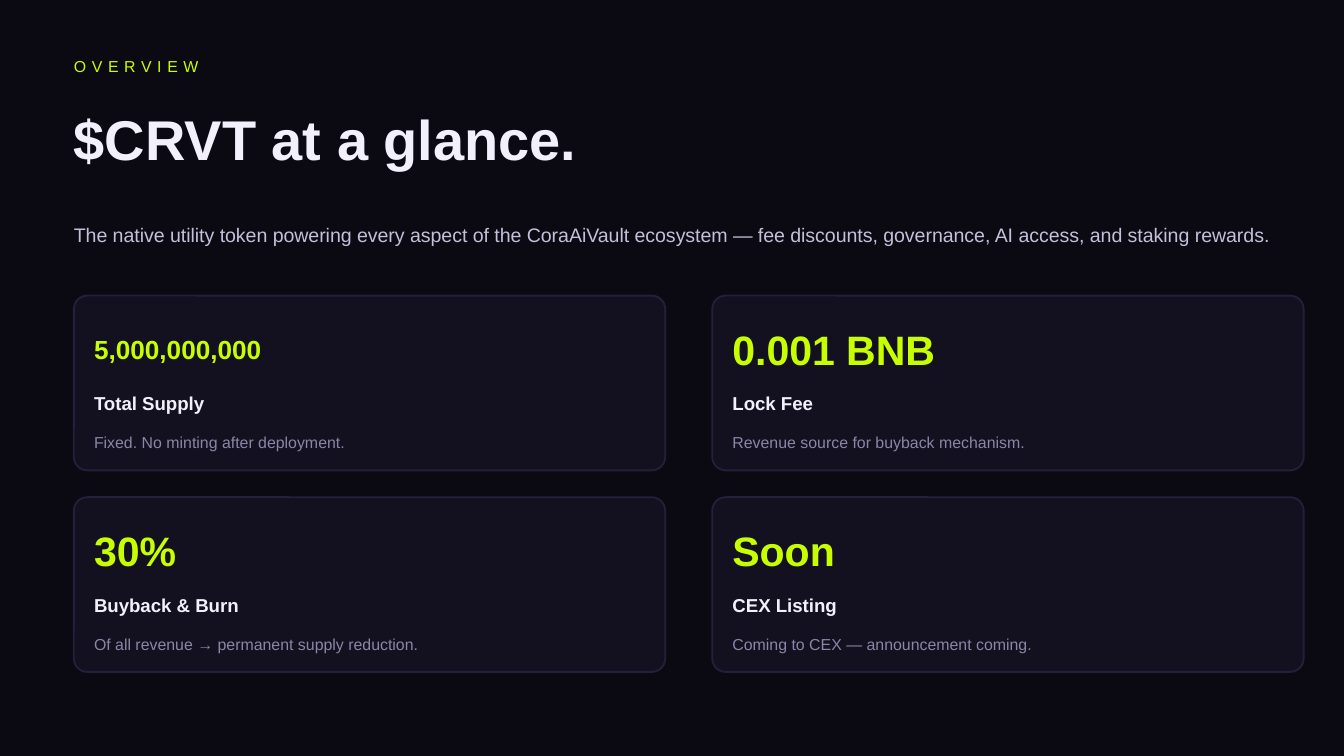
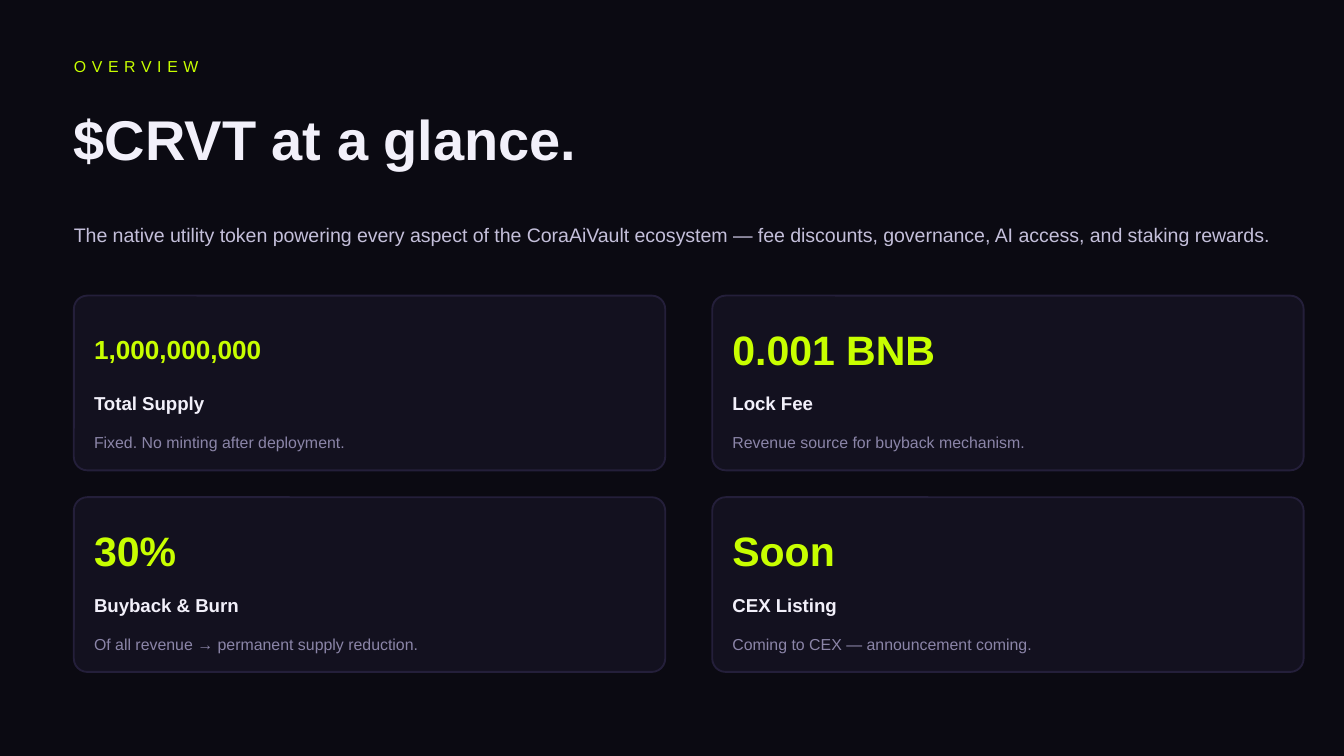
Before and after one commit to Cautiouszeal1/coraailocker, a slide deck: slide 3 of CoraAiVault_Tokenomics_v3.pptx. Drawn at 1344x756 pixels with LibreOffice and Linux fonts; fonts in the diff are those of the drawing. Boxes give left, top, right and bottom in pixels: in the first picture for what was removed or moved away, otherwise in the second. Text is boxed around its words. In the diff, an @@ line names an element or a change of style, - is before the commit and + after.

```diff
--- a/CoraAiVault_Tokenomics_v3.pptx
+++ b/CoraAiVault_Tokenomics_v3.pptx
@@ text at (94, 340, 261, 363): text changed @@
-5,000,000,000
+1,000,000,000
```
Also in this commit, not shown: 2 other slides changed, 3 other files.
